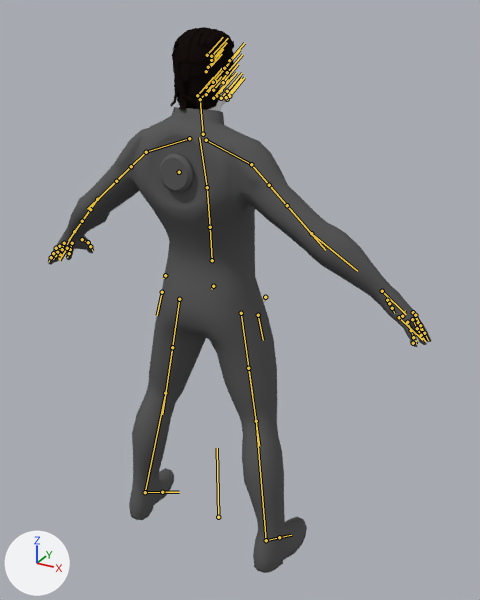
The Blender file models/characters/flynn.blend: old version first, new version second.
Rendered twice from a camera (50 mm lens) standing at (1.118, -1.849, 1.924) and looking at (0.096, 0.01, 0.994). The axes (+X, +Y, +Z) are drawn at lower left. The lights are the same throughout. The bones that bend it are drawn over the model as lines.

The first picture shows 'flynn body', 'flynn hair', 'flynn head'.
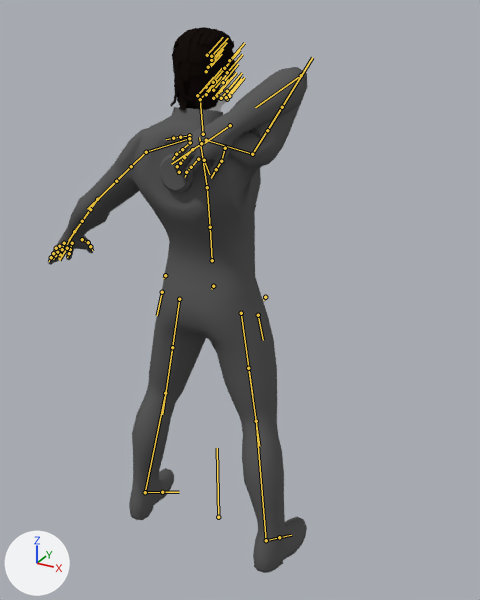
The newer file adds an action. The first version stands in its rest pose; the second is drawn at frame 66 of the action 'clu item'.

What differs and where, as boxes [x1, y1, x2, y2] in the pictures (480 x 600 px):
'flynn body', posed (32% narrower, 9% taller): before [48, 107, 431, 573]; after [48, 67, 308, 573]
bone 'arm right shoulder 1', root to tip: before (206, 140) to (251, 164); after (206, 140) to (252, 154)
bone 'arm right shoulder 2', root to tip: before (251, 164) to (289, 208); after (252, 154) to (283, 104)
bone 'arm right elbow', root to tip: before (311, 233) to (357, 271); after (301, 75) to (255, 107)
bone 'arm right wrist', root to tip: before (382, 291) to (406, 314); after (230, 125) to (199, 146)
bone 'arm right finger 2a', root to tip: before (413, 312) to (418, 322); after (198, 159) to (191, 167)
bone 'arm right finger 2c', root to tip: before (421, 329) to (425, 335); after (186, 172) to (185, 177)
bone 'arm right finger 3a', root to tip: before (415, 315) to (420, 325); after (192, 149) to (184, 157)
bone 'arm right finger 3b', root to tip: before (420, 325) to (424, 333); after (184, 157) to (180, 163)
bone 'arm right finger 4a', root to tip: before (412, 319) to (417, 328); after (190, 142) to (182, 149)
bone 'arm right finger 4c', root to tip: before (421, 335) to (425, 341); after (176, 154) to (172, 159)
bone 'arm right finger 5a', root to tip: before (407, 322) to (411, 330); after (189, 135) to (180, 137)
bone 'arm right finger 1a', root to tip: before (387, 300) to (389, 303); after (225, 148) to (221, 161)

What the commit changed:
Bone 'arm right shoulder 1' (bone_arm_right_shoulder_1) turns from (0, 0, 0) to (13, 31, 9) degrees about its own x, y and z.
Bone 'arm right shoulder 2' (bone_arm_right_shoulder_2) turns from (0, 0, 0) to (-90, 73, 2) degrees about its own x, y and z.
Bone 'arm right elbow' (bone_arm_right_elbow) turns from (0, 0, 0) to (-131, 51, 6) degrees about its own x, y and z.
Bone 'arm right wrist' (bone_arm_right_wrist) turns from (0, 0, 0) to (-6, 15, -14) degrees about its own x, y and z.
Bone 'arm right finger 2a' (bone_arm_right_finger_2a) turns from (0, 0, 0) to (-4, 12, -21) degrees about its own x, y and z.
Bone 'arm right finger 2c' (bone_arm_right_finger_2c) turns from (0, 0, 0) to (-4, 16, -21) degrees about its own x, y and z.
Bone 'arm right finger 3a' (bone_arm_right_finger_3a) turns from (0, 0, 0) to (-5, 2, -17) degrees about its own x, y and z.
Bone 'arm right finger 3b' (bone_arm_right_finger_3b) turns from (0, 0, 0) to (-5, 1, -15) degrees about its own x, y and z.
Bone 'arm right finger 4a' (bone_arm_right_finger_4a) turns from (0, 0, 0) to (-6, 4, -12) degrees about its own x, y and z.
Bone 'arm right finger 4c' (bone_arm_right_finger_4c) turns from (0, 0, 0) to (-9, 5, -16) degrees about its own x, y and z.
Bone 'arm right finger 5a' (bone_arm_right_finger_5a) turns from (0, 0, 0) to (12, -16, 16) degrees about its own x, y and z.
Bone 'arm right finger 1a' (bone_arm_right_finger_1a) turns from (0, 0, 0) to (8, 0, 10) degrees about its own x, y and z.
